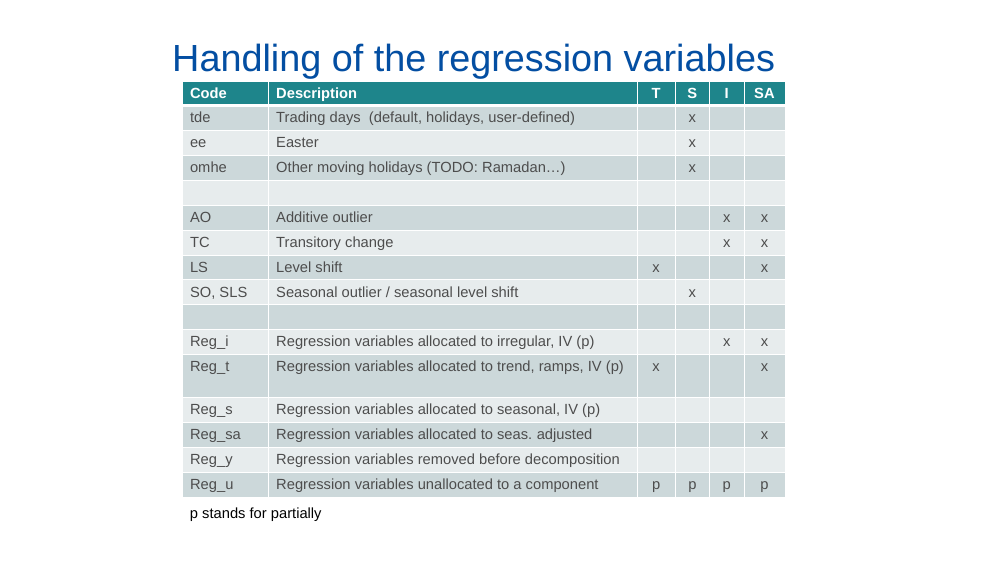
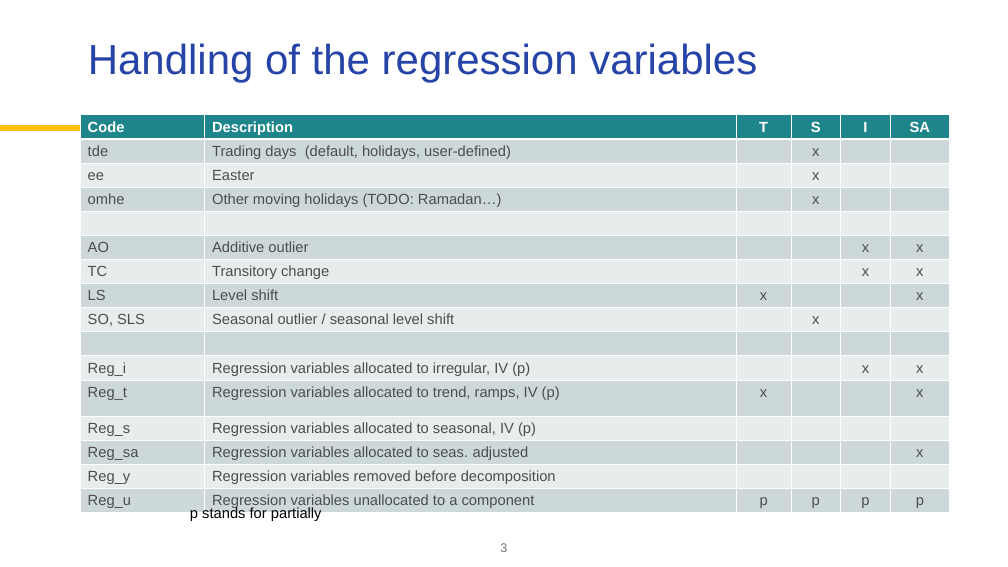
Before and after one commit to palatej/ESTP2026, a slide deck: slide 3 of 2.1 Decomposition model.pptx. Drawn at 1008x567 pixels with LibreOffice and Linux fonts; fonts in the diff are those of the drawing; background and template pictures are left out. Boxes give left, top, right and bottom in pixels: in the first picture for what was removed or moved away, otherwise in the second. Text is boxed around its words. In the diff, an @@ line names an element or a change of style, - is before the commit and + after.

```diff
--- a/2.1 Decomposition model.pptx
+++ b/2.1 Decomposition model.pptx
@@ title "Handling of the regression variables": place and size @@
-title "Handling of the regression variables" at [172,43,775,78]
+title "Handling of the regression variables" at [88,43,757,82]
@@ title "Handling of the regression variables" at [88,43,757,82]: size 36 to 40 pt, text colour #034EA2 to #2644A7; vertical alignment bottom to top @@
@@ table: place and size @@
-table at [182,82,784,503]
+table at [80,115,949,529]
@@ line added from (0, 129) to (80, 129), #FFC000 6 pt @@
@@ page number added at [500,543,507,552], 12 pt, text #767676 @@
+3
```
Also in this commit, not shown: 4 other slides changed, 1 slide added, 1 slide removed, 7 other files.
